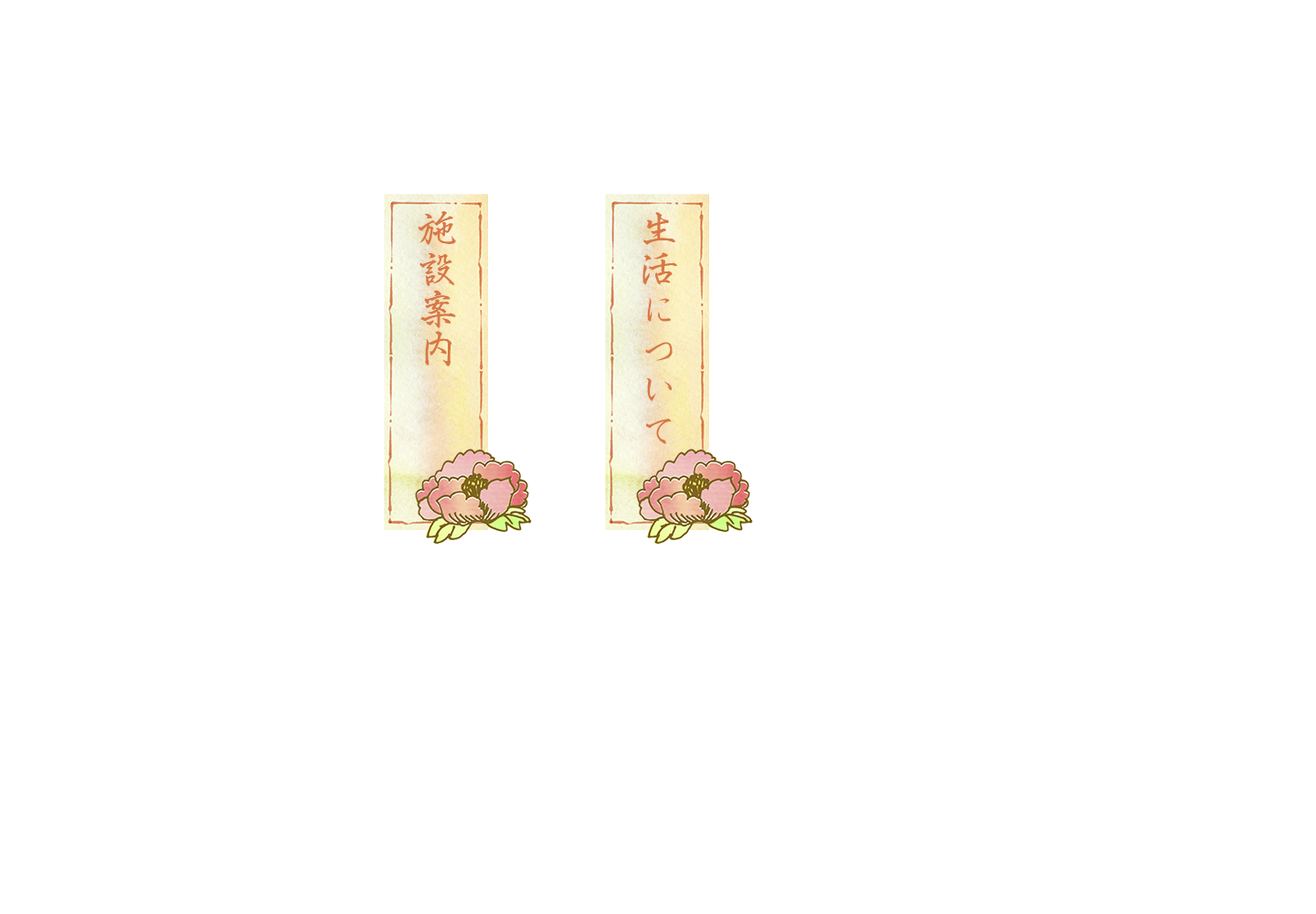
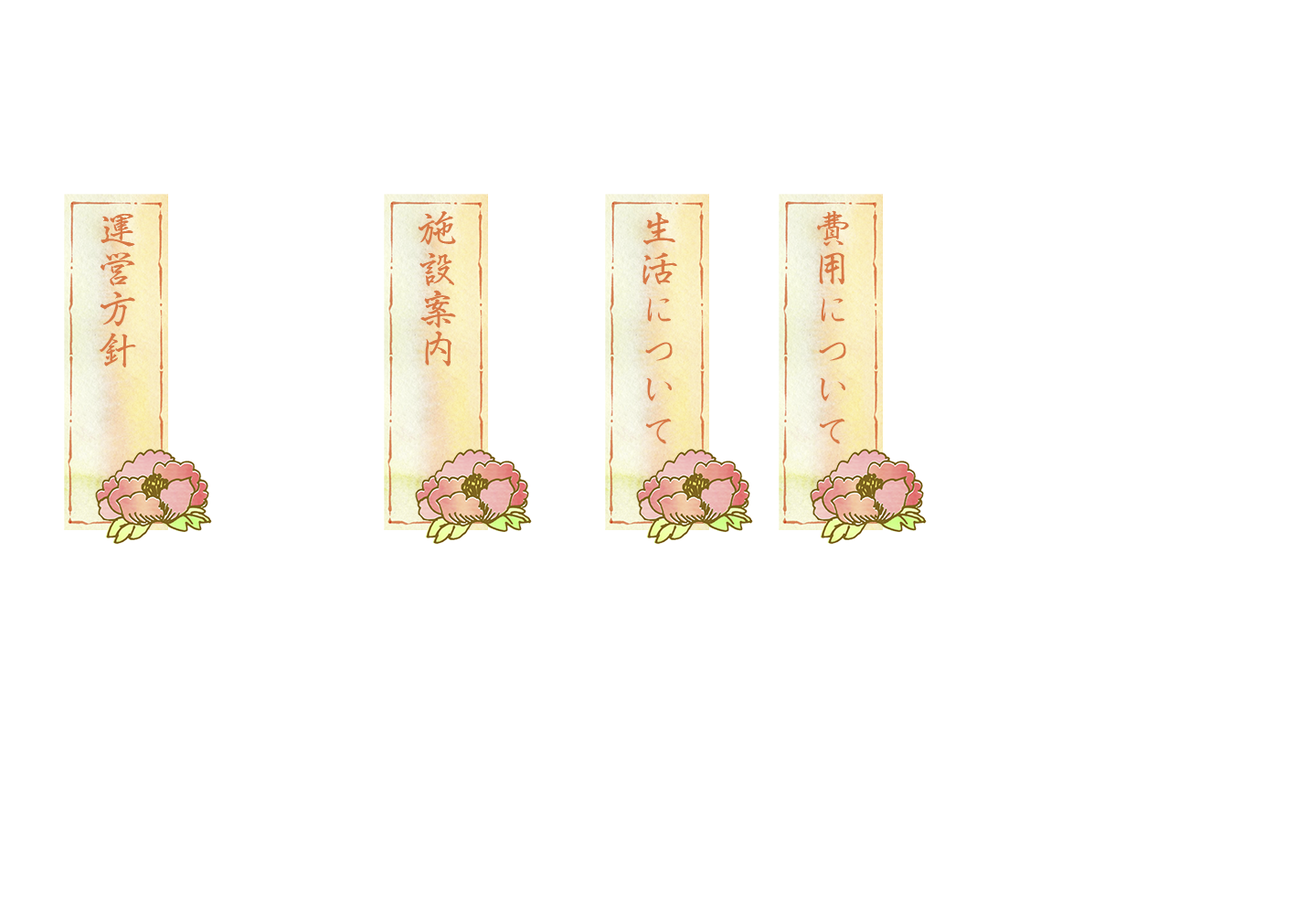
Two versions of the same layered image (1316×914). Layer-by-layer changes:
added group "費用について" (1st of 2) with 3 layers above "施設案内" over bbox(778, 193, 927, 545)
added layer "費用について" (2nd of 2, in "費用について") in group "費用について" over bbox(817, 210, 850, 445)
added layer "028-33" (2nd of 4, in "費用について") in group "費用について" over bbox(809, 448, 927, 545)
added layer "028-32" (2nd of 4, in "費用について") in group "費用について" over bbox(778, 193, 884, 531)
added group "運営方針" (1st of 2) with 3 layers above "背景" over bbox(63, 193, 213, 545)
added layer "運営方針" (2nd of 2, in "運営方針") in group "運営方針" over bbox(99, 213, 137, 368)
added layer "028-33" (4th of 4, in "運営方針") in group "運営方針" over bbox(95, 448, 213, 545)
added layer "028-32" (4th of 4, in "運営方針") in group "運営方針" over bbox(63, 193, 169, 531)
